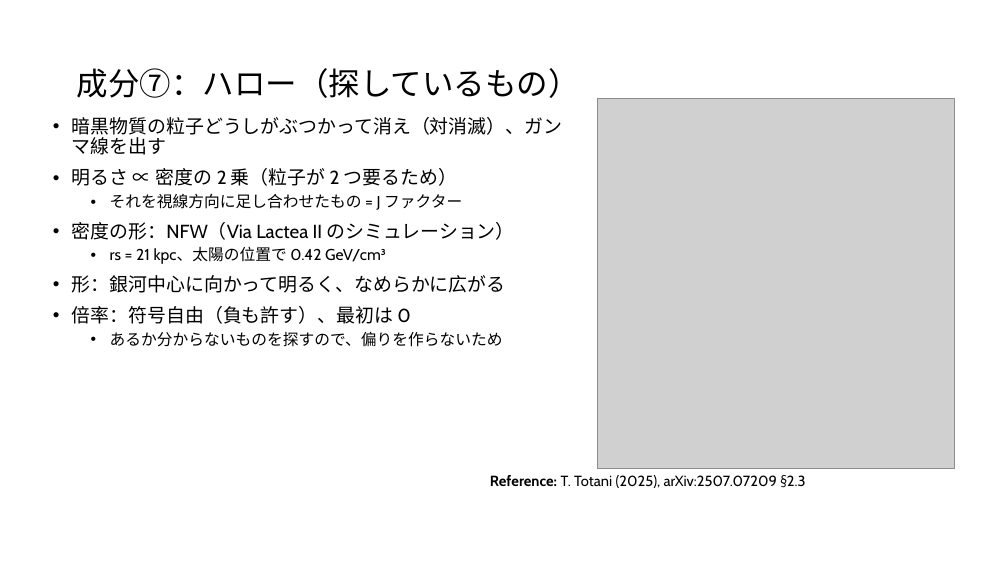
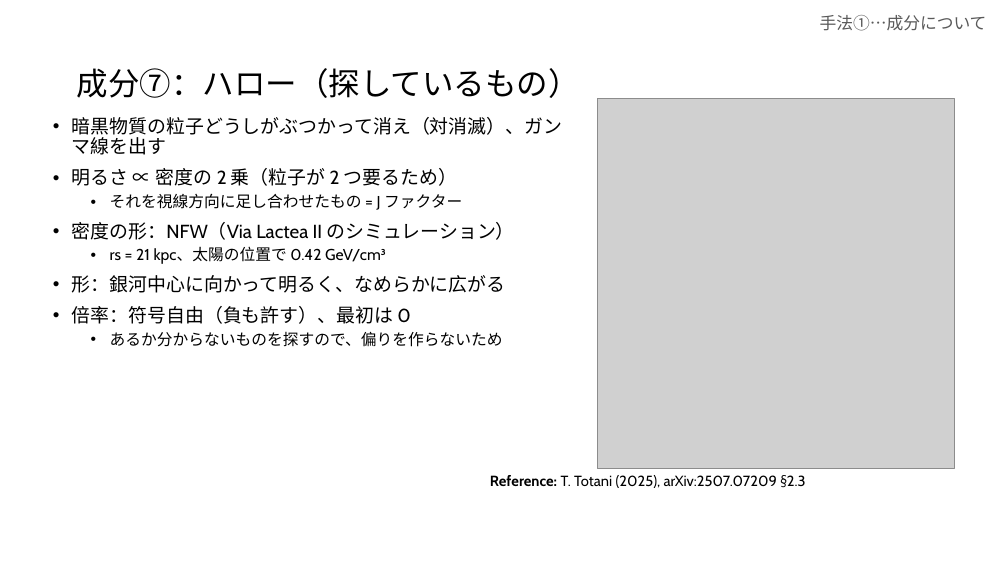
Before and after one commit to Mikann20041029/darkmatter-slides, a slide deck: slide 6 of slides/2026-10-03_研究進捗報告_claude.pptx (slide 11 before the commit). Drawn at 1008x567 pixels with LibreOffice and Linux fonts; fonts in the diff are those of the drawing; grey boxes stand for pictures. Boxes give left, top, right and bottom in pixels: in the first picture for what was removed or moved away, otherwise in the second. Text is boxed around its words. In the diff, an @@ line names an element or a change of style, - is before the commit and + after.

```diff
--- a/slides/2026-10-03_研究進捗報告_claude.pptx
+++ b/slides/2026-10-03_研究進捗報告_claude.pptx
@@ text added at box(820, 15, 987, 31), 16 pt, text #595959 @@
+手法①…成分について
```
Also in this commit, not shown: 9 other slides changed, 1 slide added, 6 slides removed.
